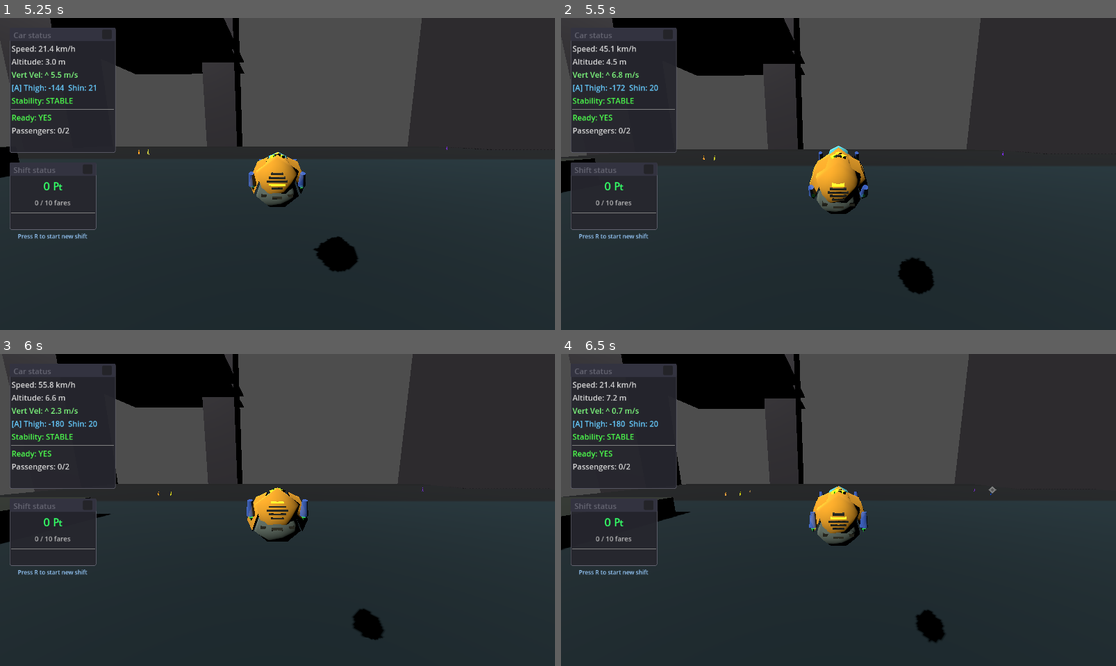
Above: before the commit, frames 1-4 (two rows, left to right).
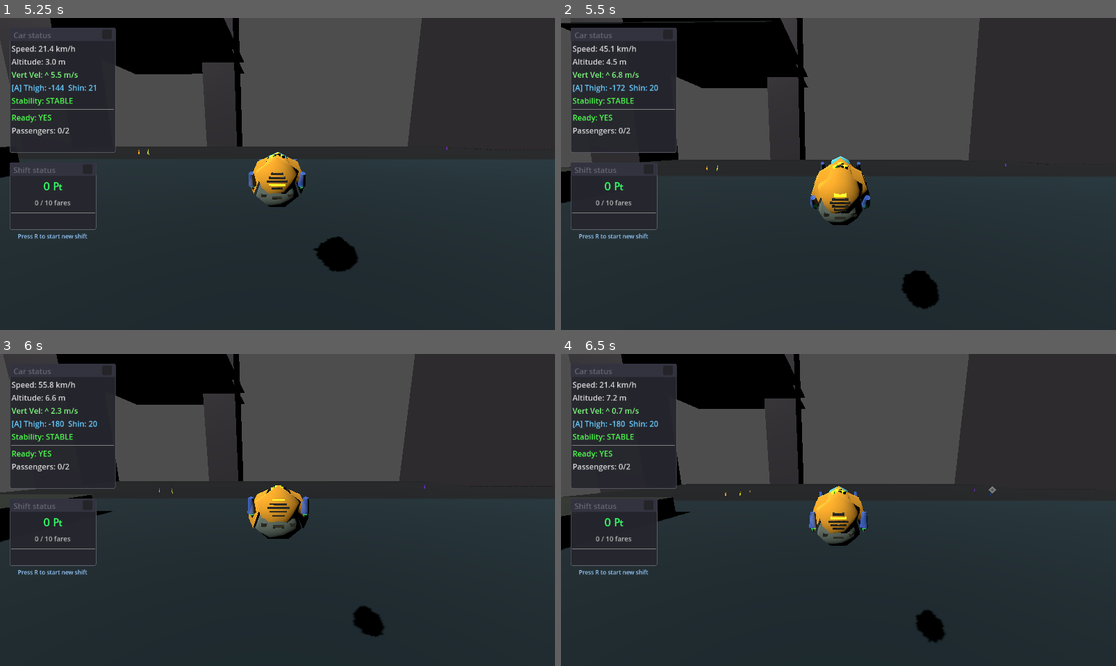
Above: after the commit, the same moments.

Repository: TaxiService/fcar
Game: Godot game, scene res://main.tscn
Same seed, same stepped clock (60 frames per second), same inputs: the game is played once before the commit and once after it. The engine's default icon, where the game draws it, is replaced by a stand-in: a white triangle on a blue panel in a dark square.
Inputs (mouse positions are in pixels of both pictures, inside the frame that each line leads up to):
- Up to frame 1 (5.25 s): tap R (toggle_ready_for_fares) at 0.5, 1.25, 2, 2.75, 3.5, 3.6, 4.25 s; drag from (61, 89) to (333, 105) at 0.52 s; drag from (55, 195) to (249, 236) at 1.27 s; move the mouse to (333, 105) at 2.02 s; hold D (strafe_right) 2.03-2.75 s; tap V (toggle_auto_hover) at 2.1 s; drag from (249, 236) to (111, 127) at 2.77 s; move the mouse to (444, 220) at 3.52 s; hold A (strafe_left) 3.53-4.25 s; tap Space (jump) at 3.77 s; drag from (111, 127) to (194, 96) at 4.27 s; move the mouse to (305, 174) at 5.02 s; hold S (backward) from 5.03 s (still down); hold Shift from 5.03 s (still down); click (305, 174) at 5.17 s
- Up to frame 2 (5.5 s): keep holding S (backward); keep holding Shift
- Up to frame 3 (6 s): release S (backward) at 5.75 s; release Shift at 5.75 s; drag from (194, 432) to (166, 525) at 5.77 s
- Up to frame 4 (6.5 s): no input

Frame 1 is identical in both runs. In frame 2, 5.8% of the frame differs, in the area x 0-88%, y 0-94%; in frame 3, 1.9%; in frame 4, nothing differs.

Commit message:
Camera looks towards velocity direction for speed feel
Adds velocity-based look-ahead that offsets the camera's focus point
in the direction of travel. Scales with speed - faster movement means
more look-ahead. Configurable via velocity_look_ahead (strength),
velocity_look_ahead_distance (max offset), and velocity_look_min_speed.

Co-Authored-By: Claude Opus 4.5 <noreply@anthropic.com>

Diff:
--- a/Camera3D.gd
+++ b/Camera3D.gd
@@ -32,6 +32,11 @@
 @export var click_threshold: float = 0.2  # Max seconds to count as a "click" vs "hold"
 @export var default_position_threshold: float = 0.05  # Radians - how close to 0 to count as "default"
 @export var manual_reset_speed: float = 5.0  # How fast camera returns when right-clicking to reset
+
+# Velocity look-ahead
+@export var velocity_look_ahead: float = 0.5  # How much to look towards velocity (0 = at car, 1 = full velocity direction)
+@export var velocity_look_ahead_distance: float = 20.0  # Max distance to offset look target
+@export var velocity_look_min_speed: float = 10.0  # Min speed before look-ahead kicks in
 
 # Internal state
 var camera_yaw: float = 0.0  # Current camera yaw angle (radians)
@@ -230,13 +235,26 @@
 		# No pitch offset, use base position
 		global_position = global_position.lerp(base_camera_position, position_lerp_speed * delta)
 
-	# Calculate final camera orientation - always look at the car
-	var direction_to_car = (target.global_position - global_position).normalized()
-
-	# Build final basis looking at car
-	if direction_to_car.length() > 0.01:
+	# Calculate look-at target with velocity look-ahead
+	var look_target = target.global_position
+
+	if velocity_look_ahead > 0:
+		var velocity = target.linear_velocity if "linear_velocity" in target else Vector3.ZERO
+		var speed = velocity.length()
+
+		if speed > velocity_look_min_speed:
+			# Scale look-ahead by speed (faster = more look-ahead)
+			var speed_factor = clamp((speed - velocity_look_min_speed) / 50.0, 0.0, 1.0)
+			var look_offset = velocity.normalized() * velocity_look_ahead_distance * speed_factor * velocity_look_ahead
+			look_target = target.global_position + look_offset
+
+	# Calculate final camera orientation
+	var direction_to_target = (look_target - global_position).normalized()
+
+	# Build final basis looking at target
+	if direction_to_target.length() > 0.01:
 		# Use look_at style basis construction
-		var right = direction_to_car.cross(Vector3.UP).normalized()
-		var up = right.cross(direction_to_car).normalized()
-		var final_basis = Basis(right, up, -direction_to_car)
+		var right = direction_to_target.cross(Vector3.UP).normalized()
+		var up = right.cross(direction_to_target).normalized()
+		var final_basis = Basis(right, up, -direction_to_target)
 		global_transform.basis = final_basis
